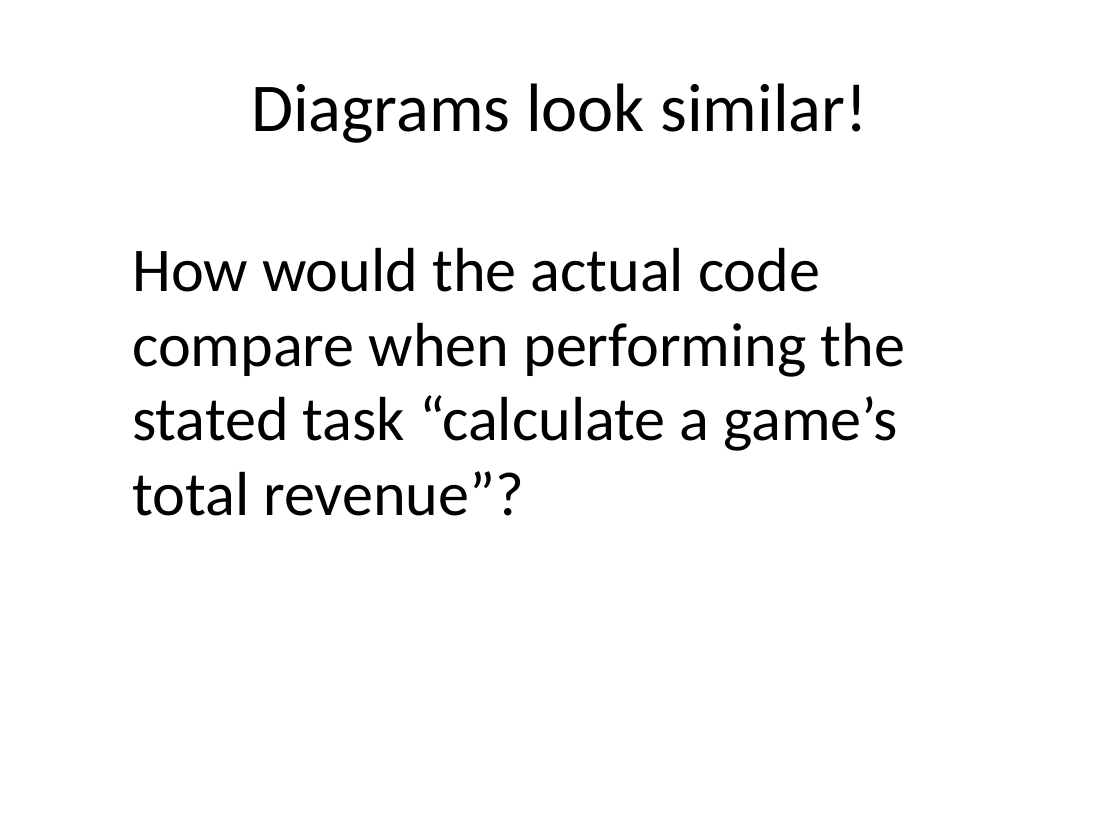
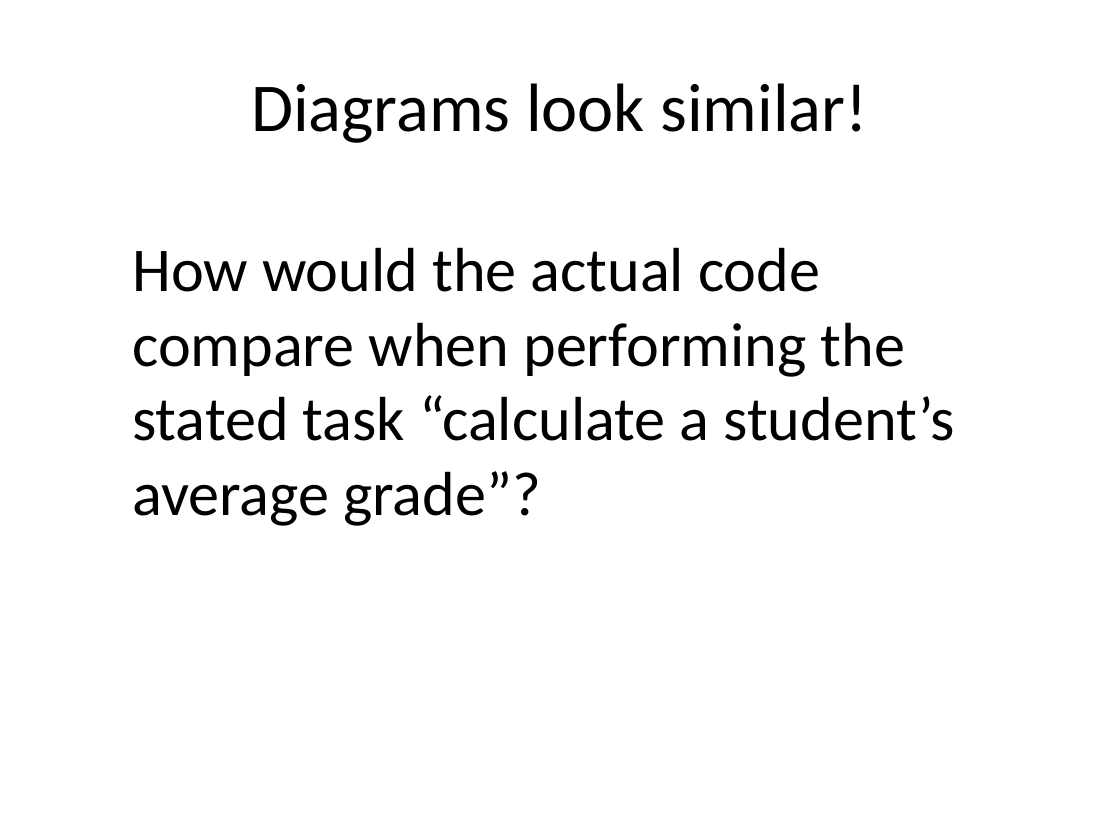
Before and after one commit to RHIT-CSSE/csse220, a slide deck: slide 12 of ClassMaterials/CohesionAndCoupling/Slides/Part2-OOD-DP4-TellDoNotAsk.pptx (slide 14 before the commit). Drawn at 1120x840 pixels with LibreOffice and Linux fonts; fonts in the diff are those of the drawing. Boxes give left, top, right and bottom in pixels: in the first picture for what was removed or moved away, otherwise in the second. Text is boxed around its words. In the diff, an @@ line names an element or a change of style, - is before the commit and + after.

```diff
--- a/ClassMaterials/CohesionAndCoupling/Slides/Part2-OOD-DP4-TellDoNotAsk.pptx
+++ b/ClassMaterials/CohesionAndCoupling/Slides/Part2-OOD-DP4-TellDoNotAsk.pptx
@@ text at <box>132,247,955,526</box>: text changed @@
-How would the actual code compare when performing the stated task “calculate a game’s total revenue”?
+How would the actual code compare when performing the stated task “calculate a student’s average grade”?
```
Also in this commit, not shown: 7 other slides changed, 2 slides added, 4 slides removed, 40 other files.
